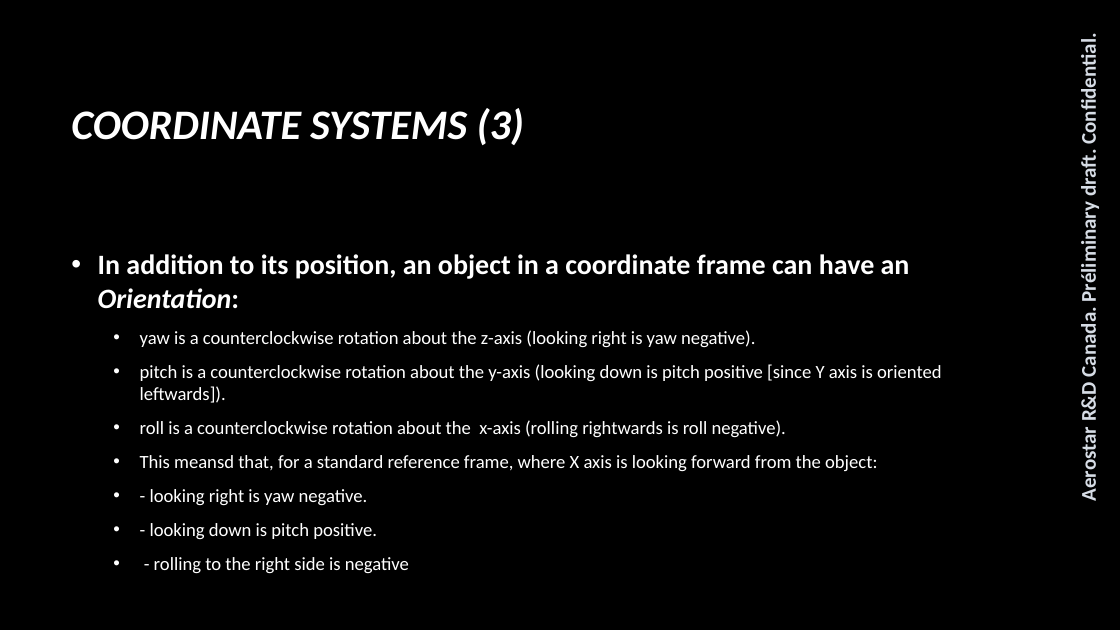
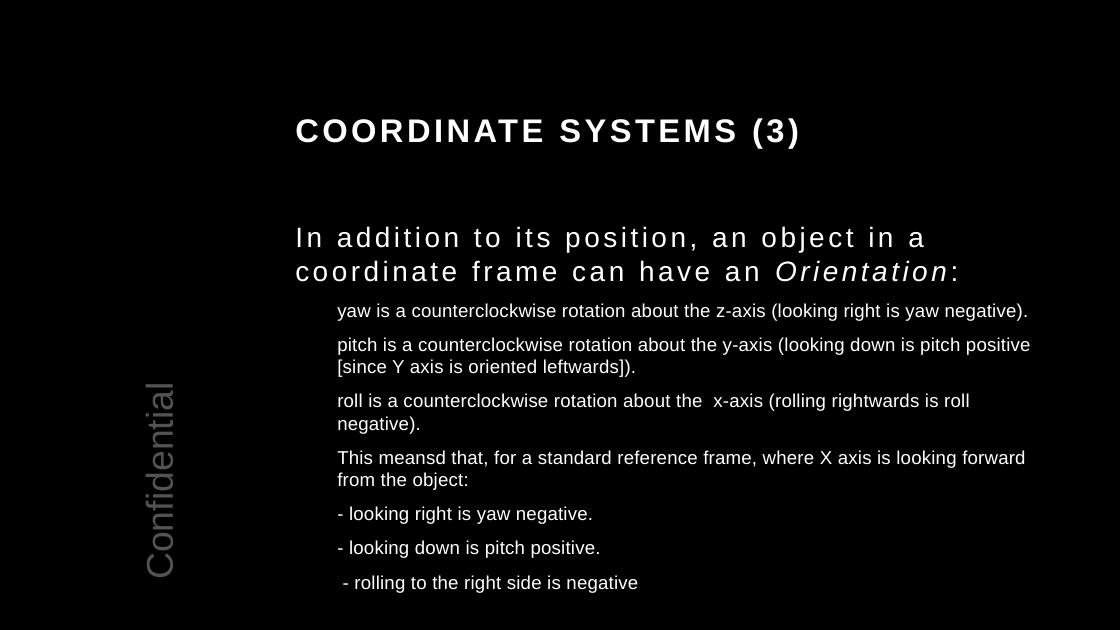
Before and after one commit to samanwaya-jena/EVAL-ADAL6110-16-GUI, a slide deck: slide 12 of docs/AWL Core Software Lib Summary.pptx. Drawn at 1120x630 pixels with LibreOffice and Linux fonts; fonts in the diff are those of the drawing; background and template pictures are left out. Boxes give left, top, right and bottom in pixels: in the first picture for what was removed or moved away, otherwise in the second. Text is boxed around its words. In the diff, an @@ line names an element or a change of style, - is before the commit and + after.

```diff
--- a/docs/AWL Core Software Lib Summary.pptx
+++ b/docs/AWL Core Software Lib Summary.pptx
@@ text removed at box(1076, 44, 1102, 500) @@
-Aerostar R&D Canada. Préliminary draft. Confidential.
@@ title "COORDINATE SYSTEMS (3)": place and size @@
-title "COORDINATE SYSTEMS (3)" at box(71, 108, 524, 145)
+title "COORDINATE SYSTEMS (3)" at box(766, 119, 784, 143)
@@ title "COORDINATE SYSTEMS (3)" at box(766, 119, 784, 143): size 36 to 28 pt, font Calibri to Arial, letter spacing 0 to 3 pt, italic off; vertical alignment middle to top @@
@@ text "In addition to its position, ...": place and size @@
-text "In addition to its position, ..." at box(98, 254, 941, 574)
+text "In addition to its position, ..." at box(295, 226, 1031, 593)
@@ text "In addition to its position, ..." at box(295, 226, 1031, 593): font Calibri to Arial; letter spacing 0 to 3 pt, bold off in "In addition to its position, an object ..."; letter spacing 0 to 0.2 pt in "yaw is a counterclockwise rotation about the ...", "pitch is a counterclockwise rotation about the ...", "roll is a counterclockwise rotation about the ...", "This meansd that, for a standard reference ..." and 3 more places; bullet • to none; vertical alignment middle to top @@
@@ text added at box(139, 401, 181, 573), 32 pt, text #525252 @@
+Confidential
```
Also in this commit, not shown: 24 other slides changed, 3 other files.
